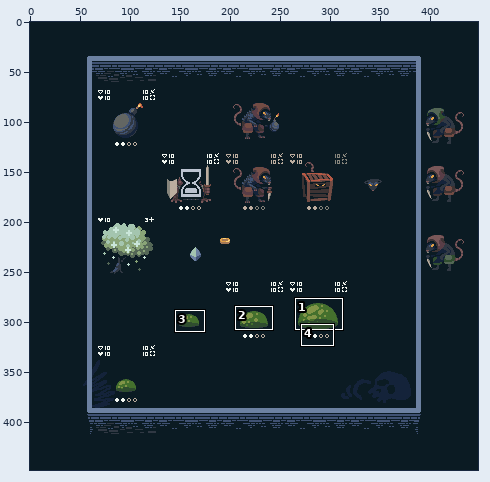
Two versions of one pixel-art file, Assets/Graphics/mockup v3.aseprite. Above: a wide view before the commit, with the close-up outlined.
Close-up. As it was:
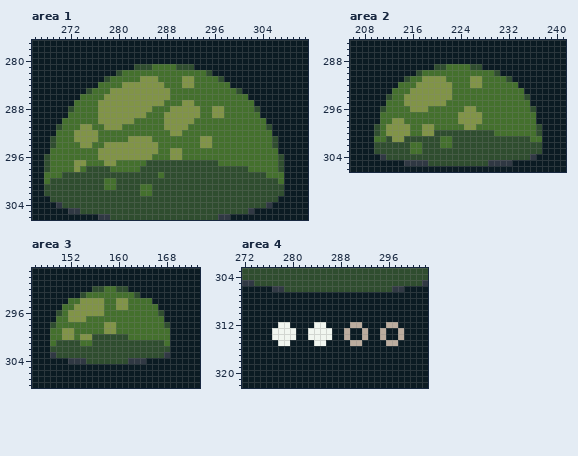
448x448 pixels, 1 frame. Shown: area 1: x 266..311, y 277..306; area 2: x 206..241, y 285..306; area 3: x 146..173, y 289..308; area 4: x 272..302, y 303..322. The commit also changed other parts of the picture, which this record leaves out.
After the commit:
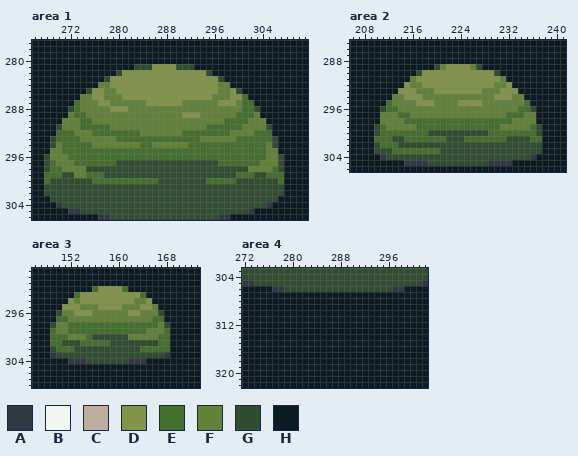
Palette (. is transparent): A #303843  B #f1f6f0  C #bcad9f  D #819447  E #44702d  F #618338  G #2f4d2f  H #0b1b23
Commit: slimes sprites and animations updated
What changed:
layer "ui" now hidden
layer "big slime" now hidden
layer "big slime Copy" added
--- area 1, layer "big slime Copy"
@@ x 266..311 @@
 280 HHHHHHHHHHHHHHHHHHHHHHHHHHHHHHHHHHHHHHHHHHHHHH
-281 HHHHHHHHHHHHHHHHHGGGEEEEGGGHHHHHHHHHHHHHHHHHHH
-282 HHHHHHHHHHHHHHGEEEEEEEEEEEEEEGHHHHHHHHHHHHHHHH
-283 HHHHHHHHHHHHGEEEEEDDDEEEEDDEEEEGHHHHHHHHHHHHHH
-284 HHHHHHHHHHHEEEEDDDDDDDEEEDDEEEEEEHHHHHHHHHHHHH
-285 HHHHHHHHHGEEEDDDDDDDDDDEEEEEEEEEEEGHHHHHHHHHHH
-286 HHHHHHHHEEEEDDDDDDDDDDDEEEEEEEEEEEEEHHHHHHHHHH
-287 HHHHHHHEEEEDDDDDDDDDDDEEEDDEEEEEEEEEEHHHHHHHHH
-288 HHHHHHGEEEEDDDDDDDDDEEEDDDDDEEDDEEEEEGHHHHHHHH
-289 HHHHHHEEEEEDDDDDDDDEEEDDDDDDEEDDEEEEEEHHHHHHHH
-290 HHHHHEEEEEEDDDDDDEEEEEDDDDDEEEEEEEEEEEEHHHHHHH
-291 HHHHGEEEDDEEDDDEEEEEEEDDDDEEEEEEEEEEEEEGHHHHHH
-292 HHHHEEEDDDDEEEEEEEEEEEEDDEEEEEEEEEEEEEEEHHHHHH
-293 HHHGEEEDDDDEEEEEDDDDEEEEEEEEDDEEEEEEEEEEGHHHHH
-294 HHHGEEEEDDEEDDDDDDDDDEEEEEEEDDEEEEEEEEEEGHHHHH
-295 HHHEEEEEEEEDDDDDDDDDDEEDDEEEEEEEEEEEEEEEEHHHHH
-296 HHGEEEEEEEEDDDDDDDDDEEEDDEEEEEEEEEEEEEEEEGHHHH
-297 HHGEEEEDDEEEDDEEEEEGGGGGGGGGGGGEEEEEEEEEEGHHHH
-298 HHGEEEEDEGGGGEEEEEGGGGGGGGGGGGGGGGGGEEEEEGHHHH
-299 HHEEEGGGGGGGGGGGGGGGGEGGGGGGGGGGGGGGGGGEEEHHHH
-300 HHEGGGGGGGGGEEGGGGGGGGGGGGGGGGGGGGGGGGGGGEHHHH
-301 HHGGGGGGGGGGEEGGGGEEGGGGGGGGGGGGGGGGGGGGGGHHHH
-302 HHGGGGGGGGGGGGGGGGEEGGGGGGGGGGGGGGGGGGGGGGHHHH
+281 HHHHHHHHHHHHHHHHHGGGDDDDGGGHHHHHHHHHHHHHHHHHHH
+282 HHHHHHHHHHHHHHGDDDDDDDDDDDDDDGHHHHHHHHHHHHHHHH
+283 HHHHHHHHHHHHGDDDDDDDDDDDDDDDDDDGHHHHHHHHHHHHHH
+284 HHHHHHHHHHHFFDDDDDDDDDDDDDDDDDDFFHHHHHHHHHHHHH
+285 HHHHHHHHHGDDFFDDDDDDDDDDDDDDDDDFFDGHHHHHHHHHHH
+286 HHHHHHHHFFDDFFFDDDDDDDDDDDDDDDFFFDDEHHHHHHHHHH
+287 HHHHHHHEFFFDDFFFFFFDDDDDDFFFFFFDDDFEEHHHHHHHHH
+288 HHHHHHGEFFFFFDDDFFFFFFFFFFFFFFFFFFFEEGHHHHHHHH
+289 HHHHHHFEEFFFFFFFFFFFFFFFFDDDFFFFFFEEEFHHHHHHHH
+290 HHHHHFFFEEFFFFFFFFFFFFFFFFFFFFFFEEEEFFFHHHHHHH
+291 HHHHGFFFEEEEEFFFFFFFFFFFFFFFFEEEEEEFFFFGHHHHHH
+292 HHHHEEEFFFEEEEEEEEFFFFFFFEEEEEEEEFFFFEEEHHHHHH
+293 HHHGEEEEFFFFFFEEEEEEEEEEEEEEFFFFFFEEEEEEGHHHHH
+294 HHHGFEEEEEFFFFFFFFEEFFFFFFEEEEEEEEEEEEEFGHHHHH
+295 HHHFFEEEEEEEEEEEEEEEEEEEEEEEEEEEEEEEEEEFFHHHHH
+296 HHGFFFEEEEEEEEEEEEEEEEEEEEEEEEEEEEEEEEEFFGHHHH
+297 HHGEFFFEEEEEEEGGGGGGGGGGGGGGGGGEEEEEEEFFFGHHHH
+298 HHGEEFFFFGGGGGGGGGGGGGGGGGGGGGGGGGGGFFFFEGHHHH
+299 HHEEEGGFFEEEGGGGGGGGGGGGGGGGGGGGGGEEEGGEEEHHHH
+300 HHEGGGGGGGEEEEEEEEEEEGGGGGGGGEEEEEGGGGGGGEHHHH
+301 HHGGGGGGGGGGGGGGGGGGGGGGGGGGGGGGGGGGGGGGGGHHHH
+302 HHGGGGGGGGGGGGGGGGGGGGGGGGGGGGGGGGGGGGGGGGHHHH
 303 HHHGGGGGGGGGGGGGGGGGGGGGGGGGGGGGGGGGGGGGGHHHHH
--- area 2
@@ x 206..241 @@
 288 HHHHHHHHHHHHHHHHHHHHHHHHHHHHHHHHHHHH
-289 HHHHHHHHHHHHHHGGEEEEGGHHHHHHHHHHHHHH
-290 HHHHHHHHHHHGEEEEEEEEEEEEGHHHHHHHHHHH
-291 HHHHHHHHHGEEDDDDEEEEDDEEEEGHHHHHHHHH
-292 HHHHHHHHEEEDDDDDDEEEDDEEEEEEHHHHHHHH
-293 HHHHHHHEEEDDDDDDDEEEEEEEEEEEEHHHHHHH
-294 HHHHHHGEEDDDDDDDDEEEEEEEEEEEEGHHHHHH
-295 HHHHHHEEEDDDDDDDEEEEEEEEEEEEEEHHHHHH
-296 HHHHHGEEEEDDDEEEEEEDDEEEEEEEEEGHHHHH
-297 HHHHHEEEEEEEEEEEEEDDDDEEEEEEEEEHHHHH
-298 HHHHHEEDDEEEEEEEEEDDDDEEEEEEEEEHHHHH
-299 HHHHGEDDDDEEDDEEEEEDDEEEEEEEEEEGHHHH
-300 HHHHGEDDDDEEDDGGGGGGGGGGEEEEEEEGHHHH
-301 HHHHEEGDDGGGGGGEEGGGGGGGGGGGGGEEHHHH
-302 HHHHGGGGGGEEGGGEEGGGGGGGGGGGGGGGHHHH
-303 HHHHGGGGGGEEGGGGGGGGGGGGGGGGGGGGHHHH
+289 HHHHHHHHHHHHHHGFDDDDFGHHHHHHHHHHHHHH
+290 HHHHHHHHHHHGDDDDDDDDDDDDGHHHHHHHHHHH
+291 HHHHHHHHHHFDDDDDDDDDDDDDDFHHHHHHHHHH
+292 HHHHHHHHHDFFDDDDDDDDDDDDFFDHHHHHHHHH
+293 HHHHHHHHDDDFFFDDDDDDDDFFFDDDHHHHHHHH
+294 HHHHHHHFFDDDFFFFFFFFFFFFDDDFFHHHHHHH
+295 HHHHHHEFFFFDDDFFFFDDDDFFFFFFFEHHHHHH
+296 HHHHHGEEFFFFFFFFFFFFFFFFFFFFEEGHHHHH
+297 HHHHHFFFEEFFFFFFFFFFFFFFFFEEEFFHHHHH
+298 HHHHHFFFFEEEEEEEEEEEEEEEEEEFFFFHHHHH
+299 HHHHGEFFFFFEEEEEEEEEEEEEEFFFFFEGHHHH
+300 HHHHGEEEEEEEEGGGGGGGGGGEEEEEEEEGHHHH
+301 HHHHEEEGGEEEEEEEGGGEEEEEEEGGGGEEHHHH
+302 HHHHGEEEGGGGGGGGGGGGGGGGGGGGGGGGHHHH
+303 HHHHGGGEEEEEEEEGGGGGGGGGGGGGGGGGHHHH
 304 HHHHHAGGGGGGGGGGGGGGGGGGGGGGGGAHHHHH
--- area 3, layer "big slime Copy"
@@ x 146..173 @@
 291 HHHHHHHHHHHHHHHHHHHHHHHHHHHH
-292 HHHHHHHHHHGGEEGGHHHHHHHHHHHH
-293 HHHHHHHHGEEEEEEEEGHHHHHHHHHH
-294 HHHHHHEEDDDDEEDDEEEEHHHHHHHH
-295 HHHHHEEDDDDDEEDDEEEEEHHHHHHH
-296 HHHHGEDDDDDDEEEEEEEEEGHHHHHH
-297 HHHHEEDDDEEEEEEEEEEEEEHHHHHH
-298 HHHGEEEEEEEEDDEEEEEEEEGHHHHH
-299 HHHEEDDEEEEEDDEEEEEEEEEHHHHH
-300 HHHEEDDEDDGGGGGGEEEEEEEHHHHH
-301 HHHEGGGGEEGGGGGGGGGGGGEHHHHH
-302 HHHGGGGGGGGGGGGGGGGGGGGHHHHH
+292 HHHHHHHHHHEDDDDEHHHHHHHHHHHH
+293 HHHHHHHEDDDDDDDDDDEHHHHHHHHH
+294 HHHHHHDFDDDDDDDDDFFDHHHHHHHH
+295 HHHHHDDDFFFDDDDFFFDDFHHHHHHH
+296 HHHHGFFDDDFFFFFFDDFFFGHHHHHH
+297 HHHHEEFFFFFFFFFFFFFFEEHHHHHH
+298 HHHGFFEEEEEEEEEEEEEEEFGHHHHH
+299 HHHEFFEEEEEEEEEEEEEFFFEHHHHH
+300 HHHEEEFFFEGGGGGGFFFFFEEHHHHH
+301 HHHEEGGGEEEEEGGGGGGGGEEHHHHH
+302 HHHGEEEGGGGGGGGGGGEEEEEHHHHH
 303 HHHAGGGGGGGGGGGGGGGGGGAHHHHH
--- area 4
@@ x 272..302 @@
 311 HHHHHHHHHHHHHHHHHHHHHHHHHHHHHHH
-312 HHHHHHBBHHHHBBHHHHCCHHHHCCHHHHH
-313 HHHHHBBBBHHBBBBHHCHHCHHCHHCHHHH
-314 HHHHHBBBBHHBBBBHHCHHCHHCHHCHHHH
-315 HHHHHHBBHHHHBBHHHHCCHHHHCCHHHHH
+312 HHHHHHHHHHHHHHHHHHHHHHHHHHHHHHH
+313 HHHHHHHHHHHHHHHHHHHHHHHHHHHHHHH
+314 HHHHHHHHHHHHHHHHHHHHHHHHHHHHHHH
+315 HHHHHHHHHHHHHHHHHHHHHHHHHHHHHHH
 316 HHHHHHHHHHHHHHHHHHHHHHHHHHHHHHH
